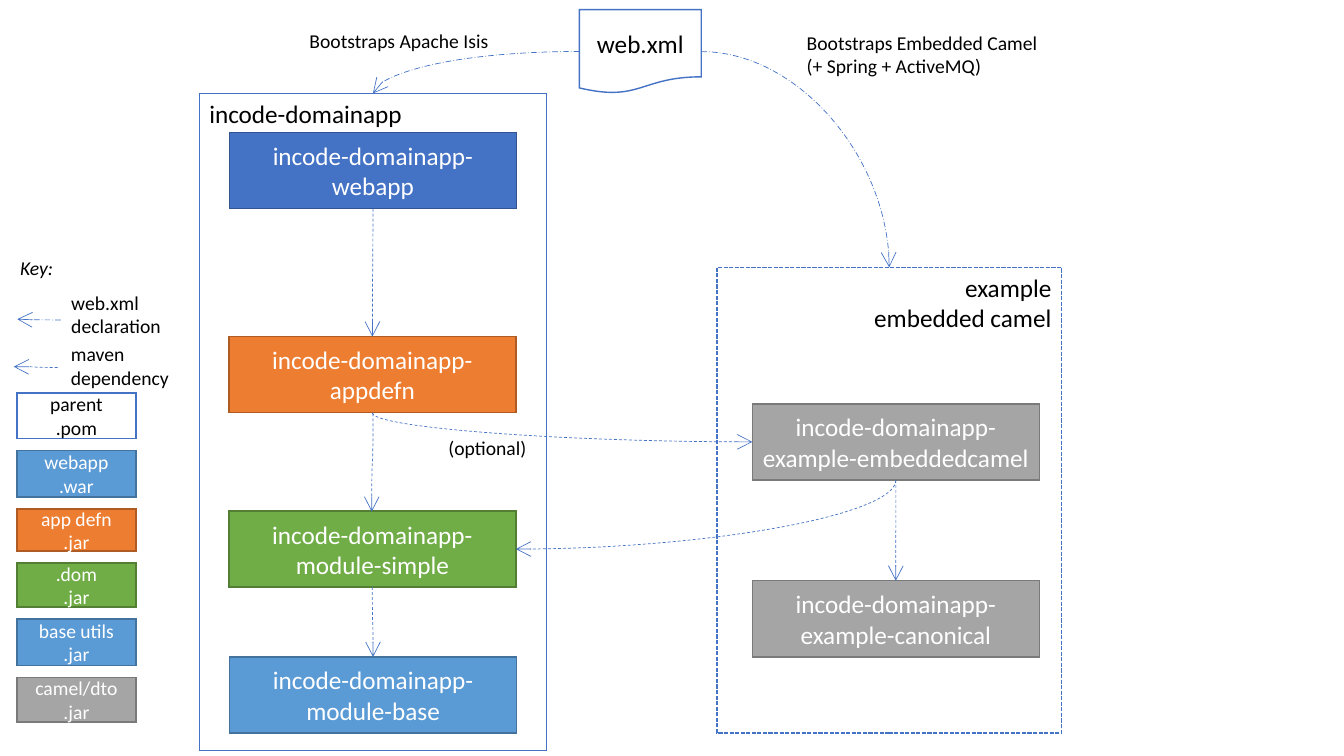
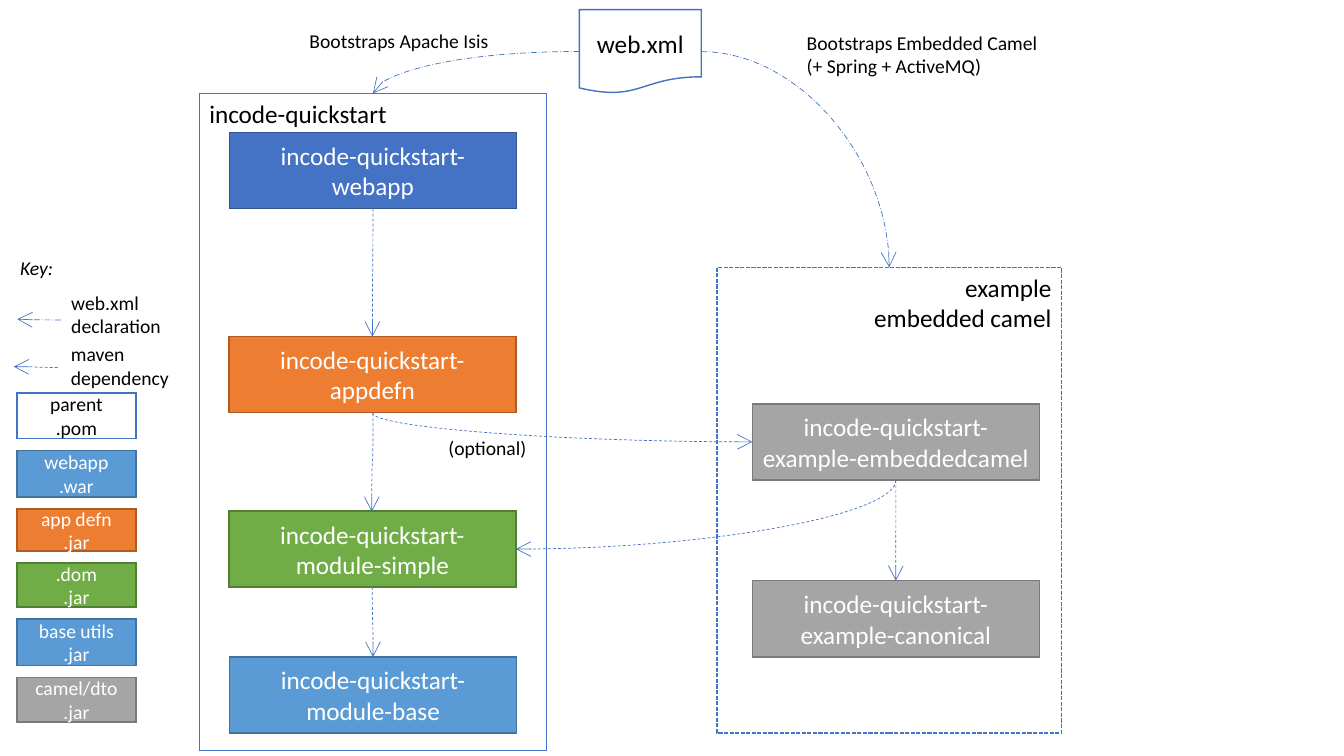
Before and after one commit to incodehq/incode-platform, a slide deck: slide 2 of adocs/documentation/src/main/asciidoc/quickstart/_images/project-structure/module-dependencies.pptx. Drawn at 1344x756 pixels with LibreOffice and Linux fonts; fonts in the diff are those of the drawing. Boxes give left, top, right and bottom in pixels: in the first picture for what was removed or moved away, otherwise in the second. Text is boxed around its words. In the diff, an @@ line names an element or a change of style, - is before the commit and + after.

```diff
--- a/adocs/documentation/src/main/asciidoc/quickstart/_images/project-structure/module-dependencies.pptx
+++ b/adocs/documentation/src/main/asciidoc/quickstart/_images/project-structure/module-dependencies.pptx
@@ text in rectangle at (x1=209, y1=105, x2=386, y2=127): text changed @@
-incode-domainapp
+incode-quickstart
@@ text in rectangle at (x1=281, y1=147, x2=465, y2=169): text changed @@
-incode-domainapp-
+incode-quickstart-
@@ text in rectangle at (x1=280, y1=351, x2=464, y2=373): text changed @@
-incode-domainapp-
+incode-quickstart-
@@ text in rectangle at (x1=804, y1=418, x2=988, y2=440): text changed @@
-incode-domainapp-
+incode-quickstart-
@@ text in rectangle at (x1=280, y1=526, x2=464, y2=548): text changed @@
-incode-domainapp-
+incode-quickstart-
@@ text in rectangle at (x1=804, y1=595, x2=988, y2=617): text changed @@
-incode-domainapp-
+incode-quickstart-
@@ text in rectangle at (x1=281, y1=671, x2=465, y2=693): text changed @@
-incode-domainapp-
+incode-quickstart-
```
Also in this commit, not shown: 2 other slides changed, 37 other files.
